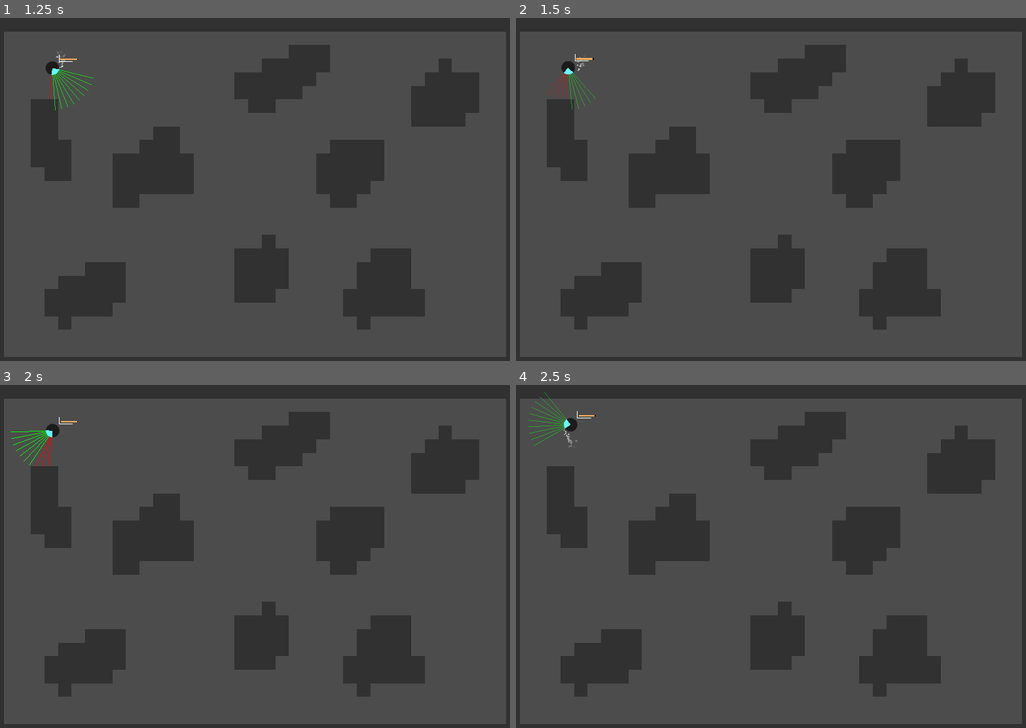
Above: before the commit, frames 1-4 (two rows, left to right).
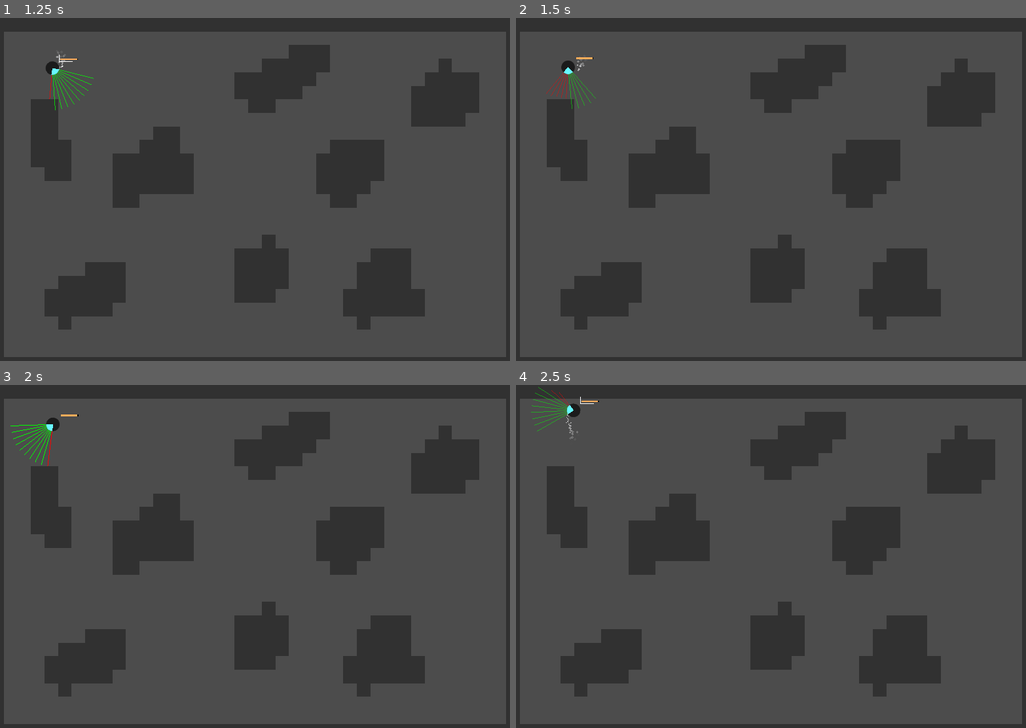
Above: after the commit, the same moments.

Repository: Thallium204/Genetics
Game: Godot game, scene res://TestingGround.tscn
Two runs of this game, one before a commit and one after it. Both use one fixed random seed, a clock stepped at 60 frames per second and the inputs below. This scene is started directly instead of the project's main scene.
Inputs:
- Up to frame 1 (1.25 s): tap Enter at 0.5 s; hold Right from 0.53 s (still down); tap Shift at 0.6 s
- Up to frame 2 (1.5 s): release Right at 1.28 s; hold Down from 1.28 s (still down); tap Shift at 1.35 s
- Up to frame 3 (2 s): keep holding Down
- Up to frame 4 (2.5 s): release Down at 2.03 s; hold Right from 2.03 s (still down); tap Shift at 2.1 s

Frame 1 is identical in both runs. In frame 2, 0.1% of the frame differs, in the area x 5-16%, y 10-27%; in frame 3, 0.3%; in frame 4, 0.5%, in the area x 2-17%, y 0-19%.

Commit message:
matrix built-ins

Diff:
--- a/project.godot
+++ b/project.godot
@@ -15,6 +15,11 @@
 "path": "res://src/custom/#Genes.gd"
 }, {
 "base": "Resource",
+"class": "Matrix",
+"language": "GDScript",
+"path": "res://src/custom/#Matrix.gd"
+}, {
+"base": "Resource",
 "class": "NetNode",
 "language": "GDScript",
 "path": "res://src/custom/#NetNode.gd"
@@ -26,6 +31,7 @@
 } ]
 _global_script_class_icons={
 "Genes": "res://icons/Genes.svg",
+"Matrix": "",
 "NetNode": "",
 "Network": ""
 }
--- a/src/SeeingRocket.tscn
+++ b/src/SeeingRocket.tscn
@@ -29,6 +29,7 @@
 contacts_reported = 1
 contact_monitor = true
 linear_damp = 0.3
+angular_damp = 1.0
 script = ExtResource( 1 )
 
 [node name="Particles" type="CPUParticles2D" parent="."]
--- /dev/null
+++ b/src/custom/#Matrix.gd
@@ -0,0 +1,67 @@
+class_name Matrix
+extends Resource
+
+var rows:int
+var cols:int
+
+var array_2D = []
+
+func _init(variant, cols_value = 1, random = false):
+
+	if variant is int:
+
+		rows = variant
+		cols = cols_value
+
+		for r_index in rows:
+			array_2D.append([])
+			for c_index in cols:
+				if random:
+					array_2D[-1].append(rand_range(0,1))
+				else:
+					array_2D[-1].append(0)
+
+	elif variant is Array:
+
+		array_2D = variant
+		rows = array_2D.size()
+		cols = array_2D[0].size()
+
+
+func set_index(value, row, col = 1):
+	array_2D[row][col] = value
+
+
+func adj_index(adjust, row, col = 1):
+	array_2D[row][col] += adjust
+
+
+func mult(matrix:Matrix):
+
+	if rows != matrix.cols or cols != matrix.rows:
+		push_error("MATRIX MULT ERROR: ("+str(rows)+","+str(cols)+") x ("+str(matrix.rows)+","+str(matrix.cols)+")")
+
+	var outcome_array_2D = []
+
+	for row in rows:
+		outcome_array_2D.append([])
+		for col in matrix.cols:
+			outcome_array_2D[-1].append(0)
+			for iter in cols:
+				var value = array_2D[row][iter] * matrix.array_2D[iter][col]
+				outcome_array_2D[row][col] += value
+
+	return outcome_array_2D
+
+
+func p():
+	var print_string = ""
+	for row in array_2D:
+		print_string = "["
+		for value in row:
+			print_string += "%5d," % value
+		print(print_string.left(print_string.length()-1) + "]")
+
+
+var format_string = "%s was reluctant to learn %s, but now he enjoys it."
+var actual_string = format_string % ["Estragon", "GDScript"]
--- a/src/custom/#Network.gd
+++ b/src/custom/#Network.gd
@@ -1,32 +1,40 @@
 class_name Network
 extends Resource
 
-var input_size = 1 setget set_input_size
-var hidden_size = 1 setget set_hidden_size
-var output_size = 1 setget set_output_size
+var input_size = 1
+var hidden_size = 1
+var output_size = 1
 
-var input_layer = []
+var input_vector = []
 
 var hidden_matrix = []
-var hidden_layer = []
-var hidden_recurse = []
+var hidden_vector = []
+var hidden_r_vector = []
 
 var output_matrix = []
-var output_layer = []
+var output_vector = []
 
 
-func set_input_size(value):
-	input_size = value
-	configure_layer(input_layer,input_size)
+func _init(input:int, hidden:int, output:int):
 
-func set_hidden_size(value):
-	hidden_size = value
-	configure_layer(hidden_layer,hidden_size)
+	input_size = input
+	hidden_size = hidden
+	output_size = output
 
-func set_output_size(value):
-	output_size = value
-	configure_layer(output_layer,output_size)
+	input_vector = Matrix.new(input)
+	hidden_matrix = Matrix.new(hidden_size,input_size,true)
+	hidden_vector = Matrix.new(input)
+	hidden_r_vector = Matrix.new(hidden)
+	output_matrix = Matrix.new(output_size,hidden_size,true)
+	output_vector = Matrix.new(output)
 
-func configure_layer(layer,size):
-	for node in size:
-		input_layer.append(NetNode.new())
+	print_internals()
+
+func print_internals():
+
+	input_vector.p()
+	hidden_matrix.p()
+	hidden_vector.p()
+	hidden_r_vector.p()
+	output_matrix.p()
+	output_vector.p()
--- a/src/misc/SeeingRocket.gd
+++ b/src/misc/SeeingRocket.gd
@@ -1,6 +1,6 @@
 extends RigidBody2D
 
-const THRUST = 5000.0
+const THRUST = 200.0
 const TORQUE = 5.0
 const THRUST_MULTIPLIER = 3.0
 const REVERSE_MULTIPLIER = 0.6
@@ -16,7 +16,7 @@
 var view_distance = 100.0
 var view_segments = 10
 
-var network = Network.new()
+var network = Network.new(2,5,4)
 
 func _ready():
 	$Sprite/Sight.value = field_of_view
@@ -93,7 +93,6 @@
 
 func update_forces(delta):
 
-	applied_force = Vector2()
 	$Particles.initial_velocity = 100
 	$Particles.emitting = false
 	$ParticlesTorque.emitting = false
@@ -124,11 +123,11 @@
 	if KEY_UP in input_keys:
 		if use_fuel(thrust_multiplier):
 			$Particles.emitting = true
-			applied_force += Vector2(+1.0,0).rotated(rotation) * THRUST * thrust_multiplier * delta
+			linear_velocity += Vector2(+1.0,0).rotated(rotation) * THRUST * thrust_multiplier * delta
 
 	if KEY_DOWN in input_keys:
 		if use_fuel(REVERSE_MULTIPLIER):
-			applied_force += Vector2(-1.0,0).rotated(rotation) * THRUST * REVERSE_MULTIPLIER * delta
+			linear_velocity += Vector2(-1.0,0).rotated(rotation) * THRUST * REVERSE_MULTIPLIER * delta
 
 	update_visuals()
 
@@ -146,9 +145,3 @@
 		return false
 	fuel = fuel - (FUEL_COST * multiplier)
 	return true
-
-
-
-
-
-var layer_data = {}
